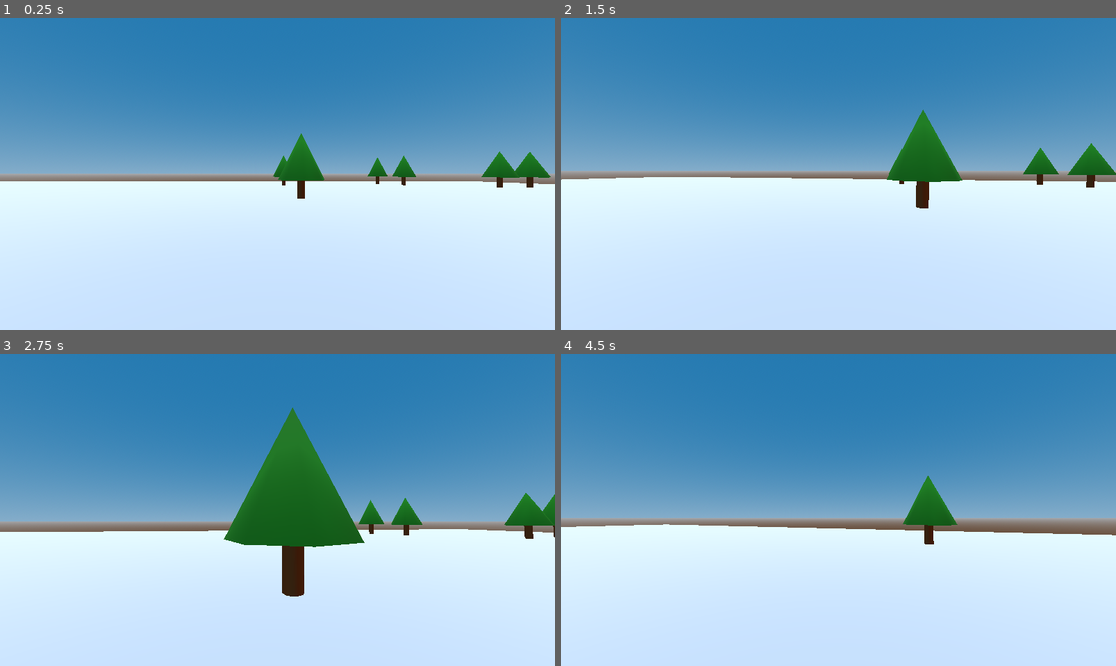
Above: before the commit, frames 1-4 (two rows, left to right).
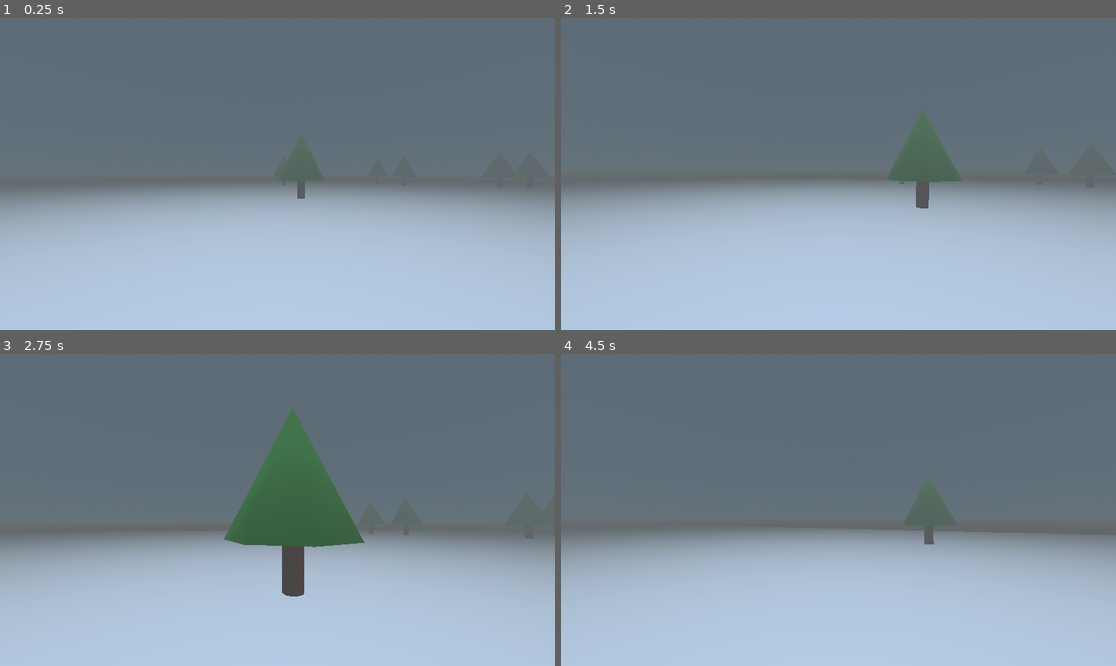
Above: after the commit, the same moments.

Repository: SolemnSintres/Godot3DStudy
Game: Godot game, scene res://world.tscn
The game is run twice, just before and just after one commit, with the same random seed, the same clock (stepped at 60 frames per second) and the same inputs.
Inputs (mouse positions are in pixels of both pictures, inside the frame that each line leads up to):
- Up to frame 1 (0.25 s): no input
- Up to frame 2 (1.5 s): tap Enter at 0.5 s; move the mouse to (866, 174) at 0.52 s; hold W (move_forward) from 0.53 s (still down); move the mouse to (810, 174) at 1.27 s
- Up to frame 3 (2.75 s): keep holding W (move_forward); move the mouse to (288, 503) at 2.02 s
- Up to frame 4 (4.5 s): keep holding W (move_forward); move the mouse to (832, 516) at 2.77 s; move the mouse to (877, 513) at 3.52 s; move the mouse to (794, 506) at 4.27 s

The runs differ from the first frame. In frame 1, 98% of the frame differs, in the area x 0-100%, y 0-100%; in frame 2, 97%; in frame 3, 99%; in frame 4, 99%.

Commit message:
Fog Added

Diff:
--- a/world.tscn
+++ b/world.tscn
@@ -16,6 +16,11 @@
 [sub_resource type="Environment" id="Environment_f3sb7"]
 background_mode = 2
 sky = SubResource("Sky_fj7yv")
+fog_enabled = true
+fog_light_color = Color(0.79607844, 0.8627451, 0.8901961, 1)
+fog_light_energy = 0.2
+fog_density = 0.1
+fog_aerial_perspective = 0.1
 
 [node name="World" type="Node3D" unique_id=1466041384]
 script = ExtResource("1_tlwt5")
